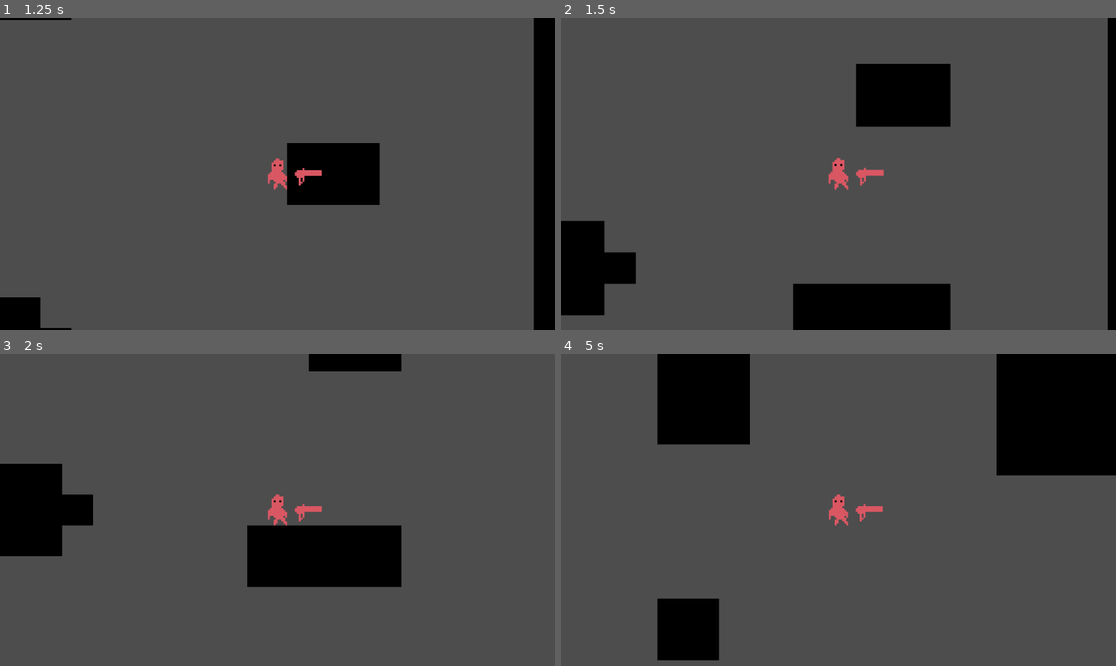
Above: before the commit, frames 1-4 (two rows, left to right).
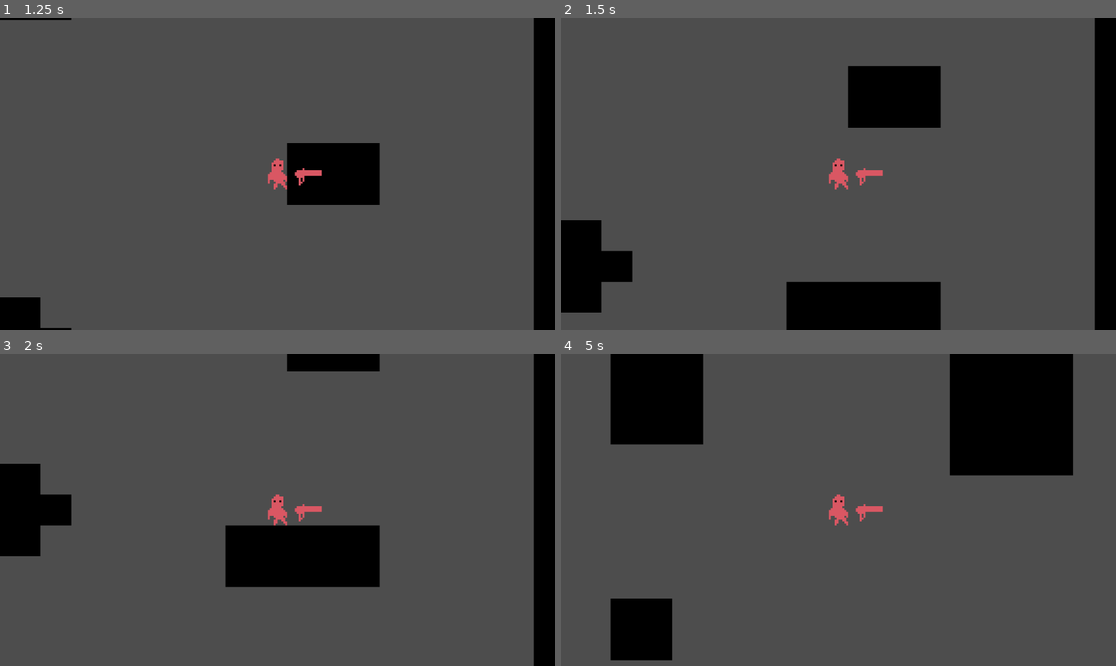
Above: after the commit, the same moments.

Repository: ExistantHumanX3/DeepFeats
Game: Godot game, scene res://scenes/game.tscn
The game is run twice, just before and just after one commit, with the same random seed, the same clock (stepped at 60 frames per second) and the same inputs.
Inputs (mouse positions are in pixels of both pictures, inside the frame that each line leads up to):
- Up to frame 1 (1.25 s): tap Enter at 0.5 s; move the mouse to (399, 158) at 0.52 s; hold D (move_right) from 0.53 s (still down); tap Shift (dash) at 0.6 s
- Up to frame 2 (1.5 s): tap Space at 1.25 s; move the mouse to (727, 189) at 1.27 s; release D (move_right) at 1.28 s; hold S (move_down) from 1.28 s (still down); click (727, 189) at 1.35 s
- Up to frame 3 (2 s): keep holding S (move_down)
- Up to frame 4 (5 s): move the mouse to (894, 441) at 2.02 s; release S (move_down) at 2.03 s; hold D (move_right) 2.03-2.78 s; tap Shift (dash) at 2.1, 3.6 s; tap Enter at 2.75 s; move the mouse to (810, 572) at 2.77 s; hold W (move_up) 2.78-3.53 s; click (810, 572) at 2.85 s; move the mouse to (1005, 556) at 3.52 s; hold A (move_left) from 3.53 s (still down); move the mouse to (672, 463) at 4.27 s; click (672, 463) at 4.35 s

Frame 1 is identical in both runs. In frame 2, 4.3% of the frame differs, in the area x 0-99%, y 0-100%; in frame 3, 7.1%; in frame 4, 15%, in the area x 8-100%, y 0-99%.
Error after the commit: Assertion failed: for some reason game.useMouse is false??? (res://scripts/gun_pivot.gd:16)

Commit message:
Update gun_pivot.gd

Diff:
--- a/bvn-game-jam/scripts/gun_pivot.gd
+++ b/bvn-game-jam/scripts/gun_pivot.gd
@@ -13,12 +13,14 @@
 
 # Called every frame. 'delta' is the elapsed time since the previous frame.
 func _process(delta: float) -> void:
+	assert(game.useMouse, "for some reason game.useMouse is false???")
 	if game.useMouse:
 		look_at(get_global_mouse_position()) # TODO: this broke for some reason please fix it
 	else:
 		var input_dir = Input.get_vector("aim_left", "aim_right", "aim_up", "aim_down")
 		var look_dir = input_dir + global_position
 		look_at(look_dir)
+
 	if Input.is_action_just_pressed("shoot") && canShoot:
 		shoot()
 		canShoot = false
